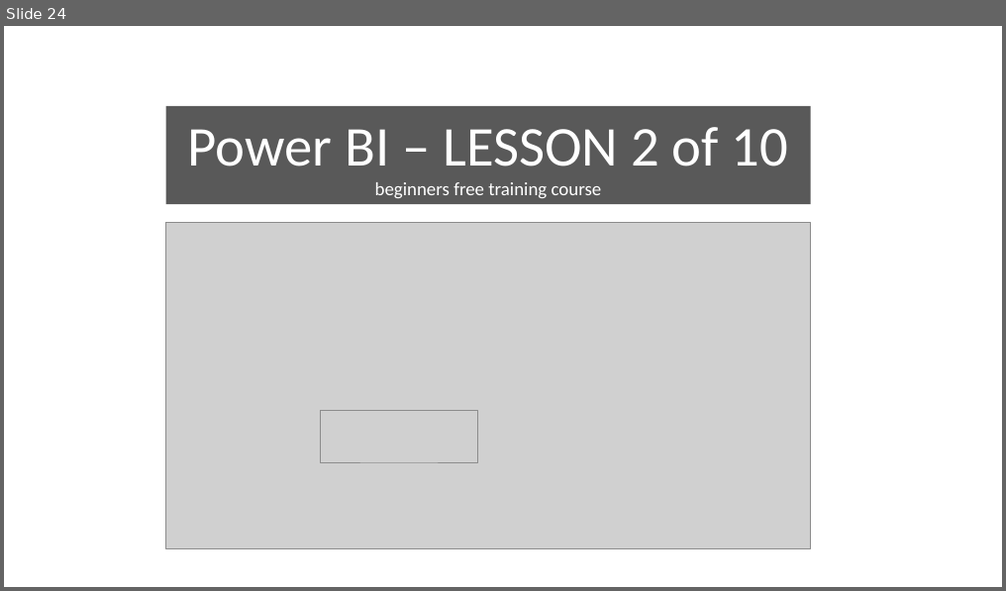
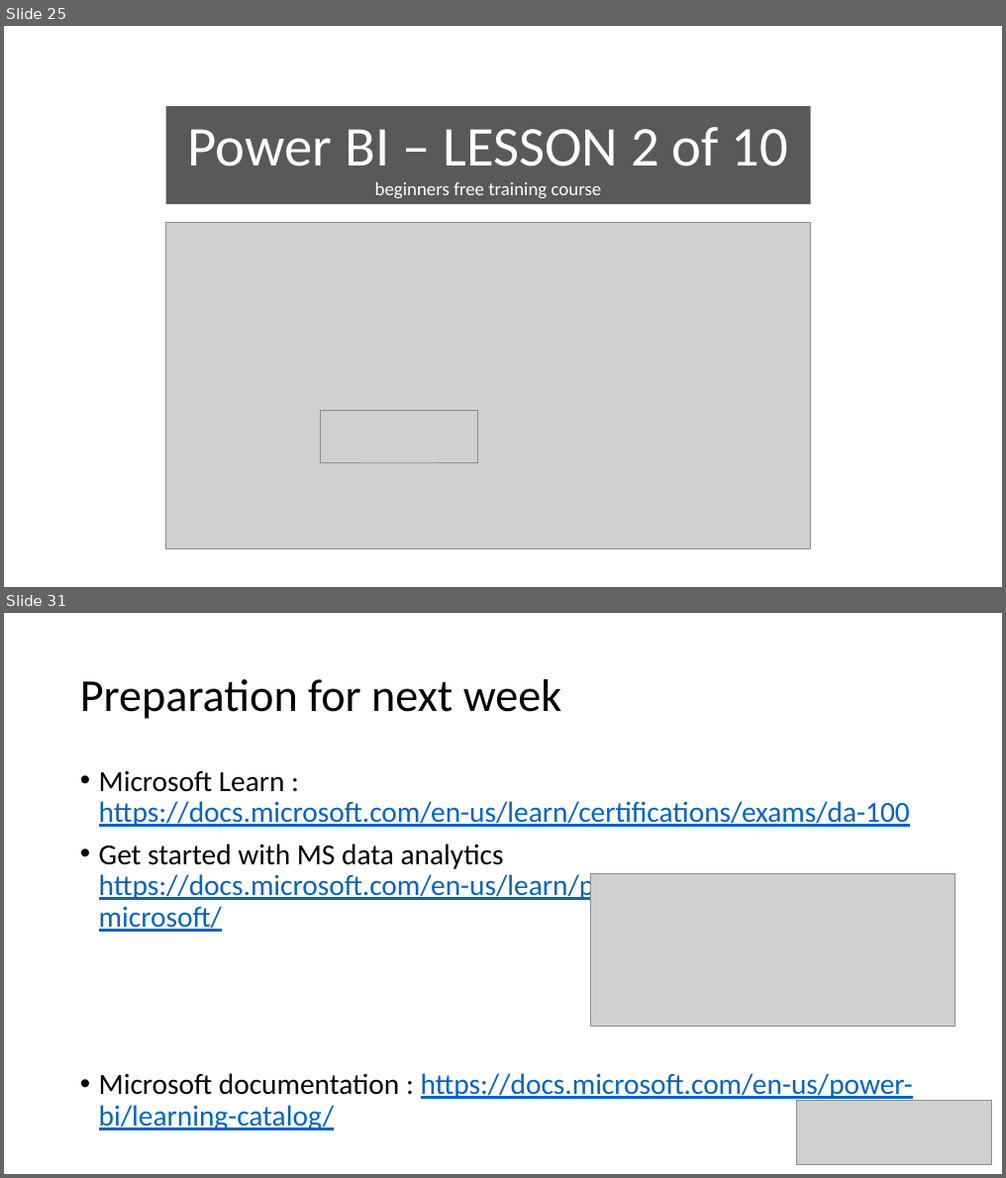
Before and after one commit to wottabyte/PBITraining, a slide deck: 202110-Burnley/Microsoft Power BI training Burnley Oct21.pptx. Shown one above the other, each under a label of ours: slide 24 before the commit, slides 25 and 31 after it; the slides between them are not shown. The pictures are 1006x591 and 1006x1178 pixels, drawn with LibreOffice and Linux fonts; fonts in the diff are those of the drawing; grey boxes stand for pictures. Boxes give left, top, right and bottom in pixels: in the first picture for what was removed or moved away, otherwise in the second. Text is boxed around its words. In the diff, an @@ line names an element or a change of style, - is before the commit and + after.

Commit message:
added week 2 details

```diff
--- a/202110-Burnley/Microsoft Power BI training Burnley Oct21.pptx
+++ b/202110-Burnley/Microsoft Power BI training Burnley Oct21.pptx
@@ slide 31 added at <box>4,613,1002,1174</box>, background #FFFFFF @@
@@ title added at <box>80,679,562,719</box>, 44 pt, text #000000 @@
+Preparation for next week
@@ text added at <box>99,771,913,1131</box>, 28 pt, text #0563C1, underline @@
+• Microsoft Learn : https://docs.microsoft.com/en-us/learn/certifications/exams/da-100
+• Get started with MS data analytics https://docs.microsoft.com/en-us/learn/paths/data-analytics-microsoft/
+• Microsoft documentation : https://docs.microsoft.com/en-us/power-bi/learning-catalog/
@@ picture added at <box>590,873,955,1026</box> @@
@@ picture added at <box>797,1100,992,1164</box> @@
@@ what was slide 24 is now slide 25 @@
```
Also in this commit, not shown: 1 slide changed, 19 other slides added.
